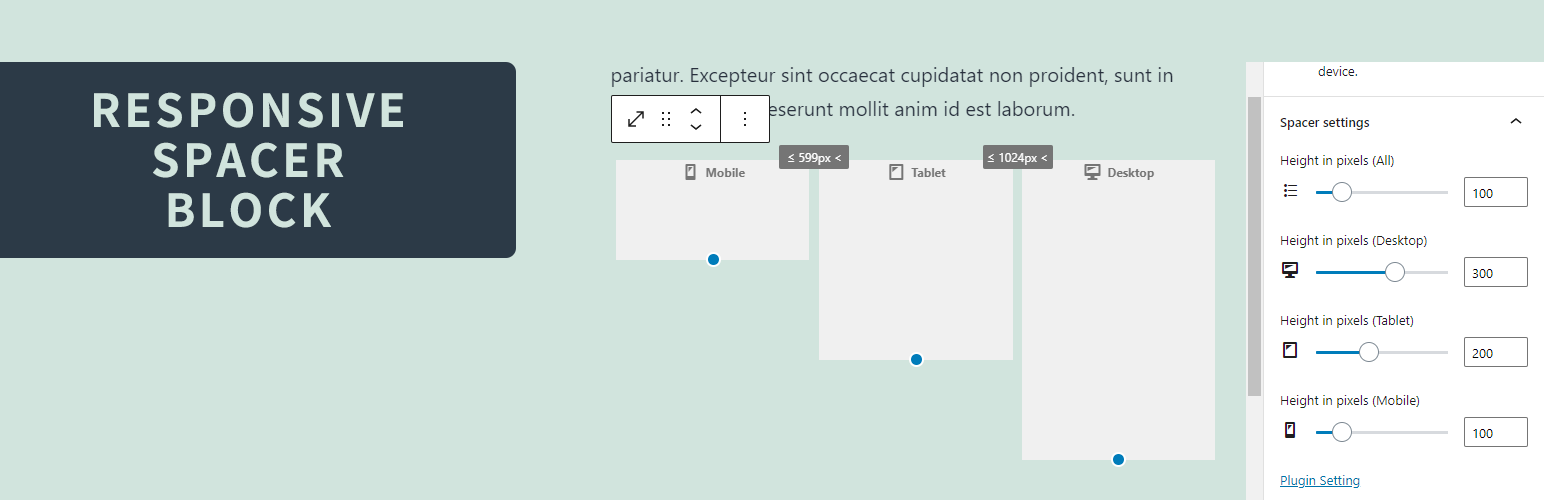
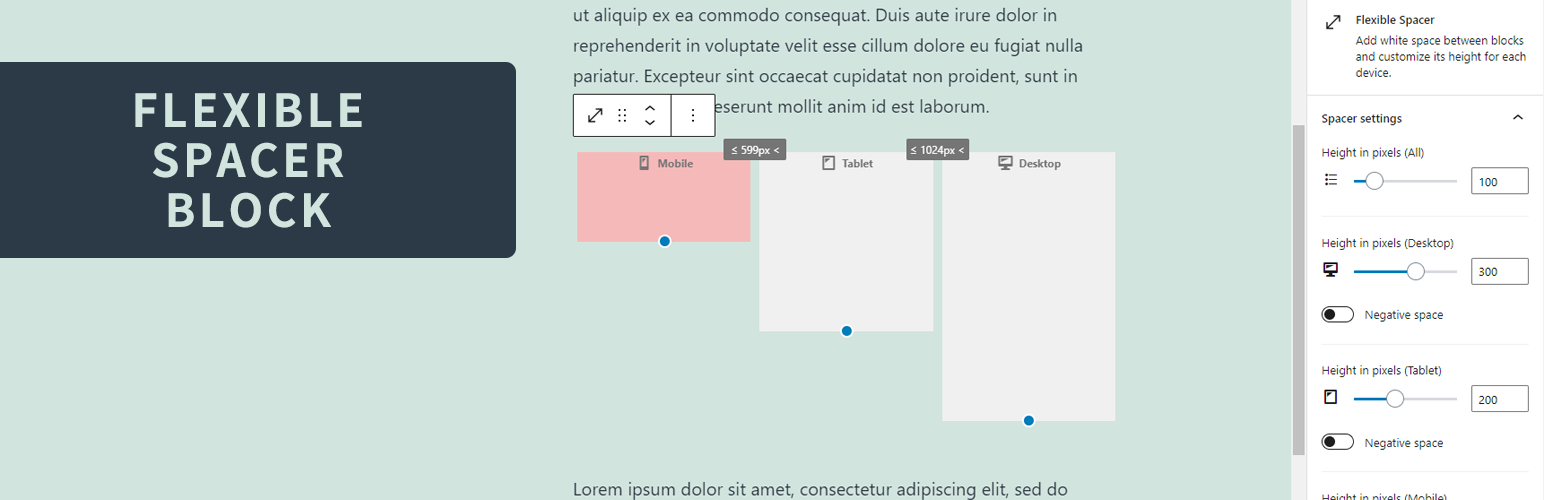
Before/after of a 1544x500 layered artwork. What changed in the layer stack:
renamed "RESPONSIVE SPACER BLOCK" to "FLEXIBLE SPACER BLOCK", painted on it over [94, 92, 403, 128]
painted on "screenshot" over [571, 0, 1544, 500]
painted on "screenshot_mask" over [571, 0, 1544, 500]
